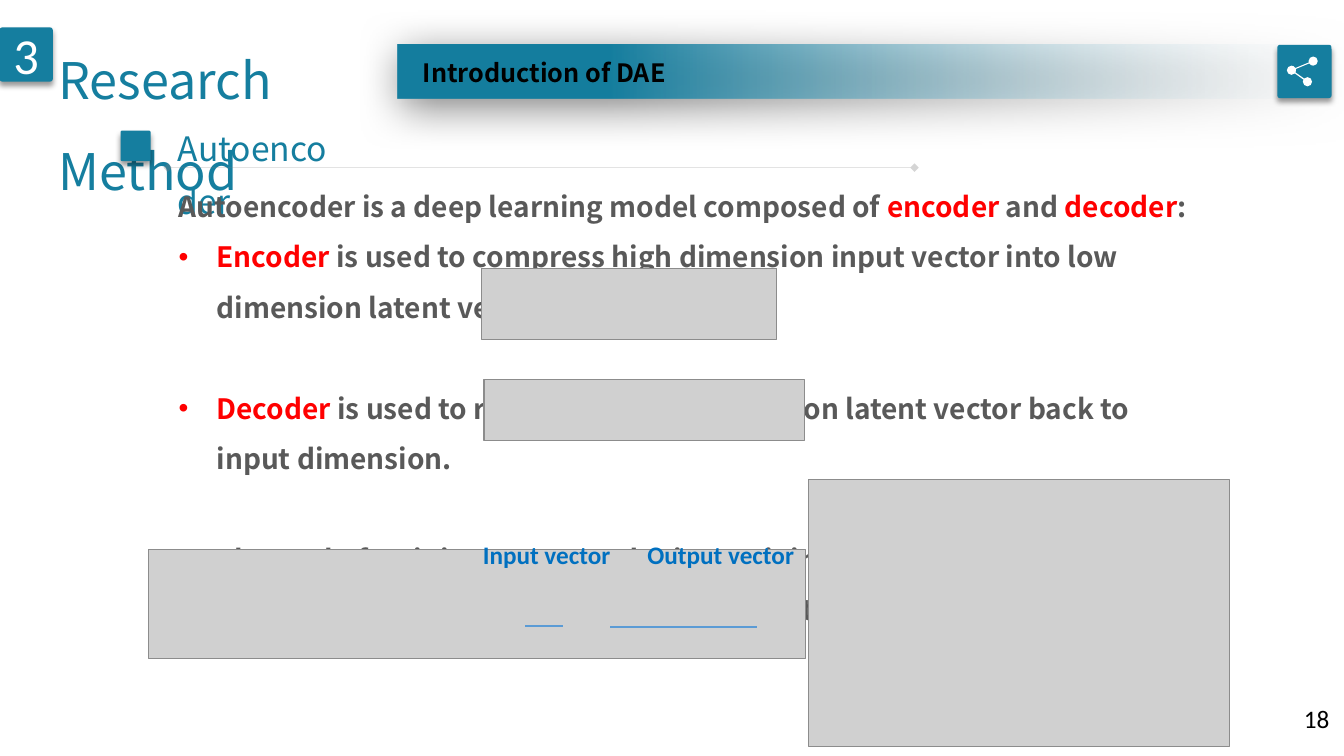
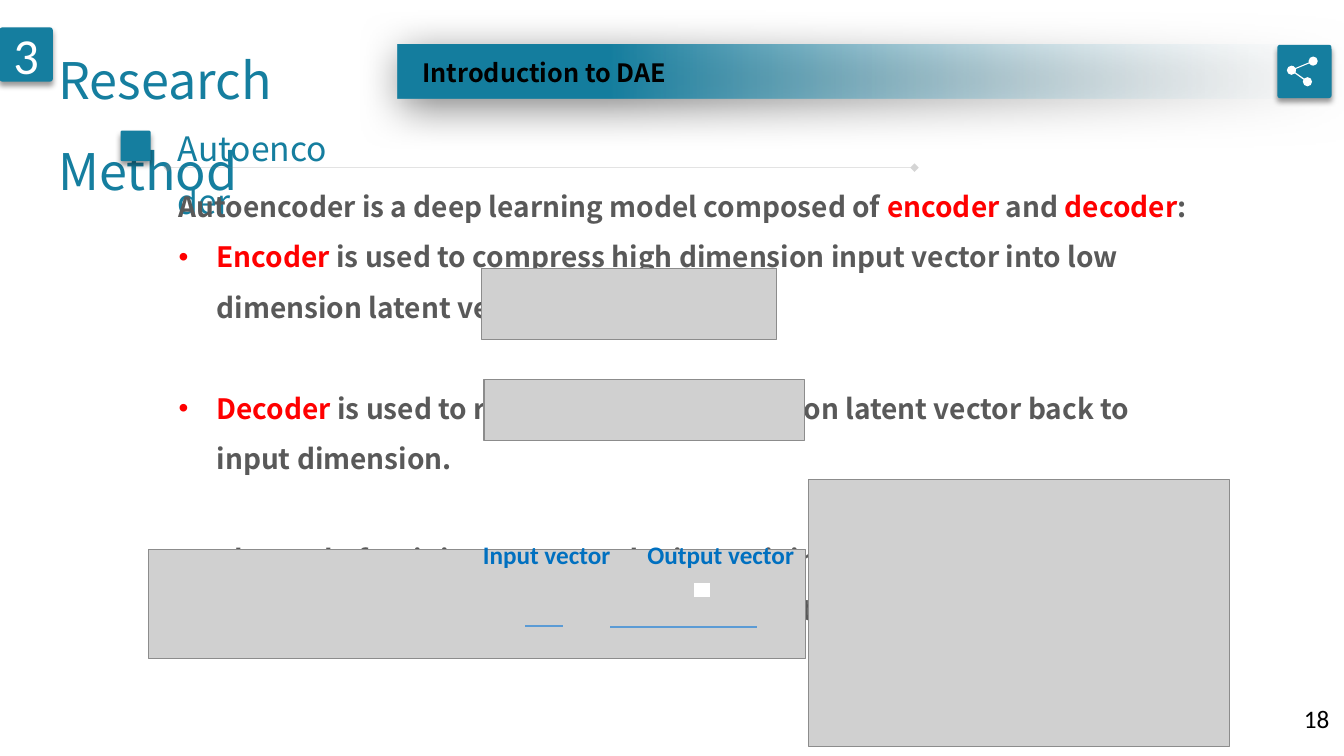
Before and after one commit to geminiwoo/oral-exam, a slide deck: slide 18 of 口試.pptx. Drawn at 1344x756 pixels with LibreOffice and Linux fonts; fonts in the diff are those of the drawing; grey boxes stand for pictures. Boxes give left, top, right and bottom in pixels: in the first picture for what was removed or moved away, otherwise in the second. Text is boxed around its words. In the diff, an @@ line names an element or a change of style, - is before the commit and + after.

```diff
--- a/口試.pptx
+++ b/口試.pptx
@@ text at bbox=[422, 61, 666, 83]: text changed @@
-Introduction of DAE
+Introduction to DAE
@@ rectangle added at bbox=[695, 584, 709, 596], fill #FFFFFF, outline #FFFFFF 1 pt @@
```
Also in this commit, not shown: 7 other slides changed, 3 other files.
